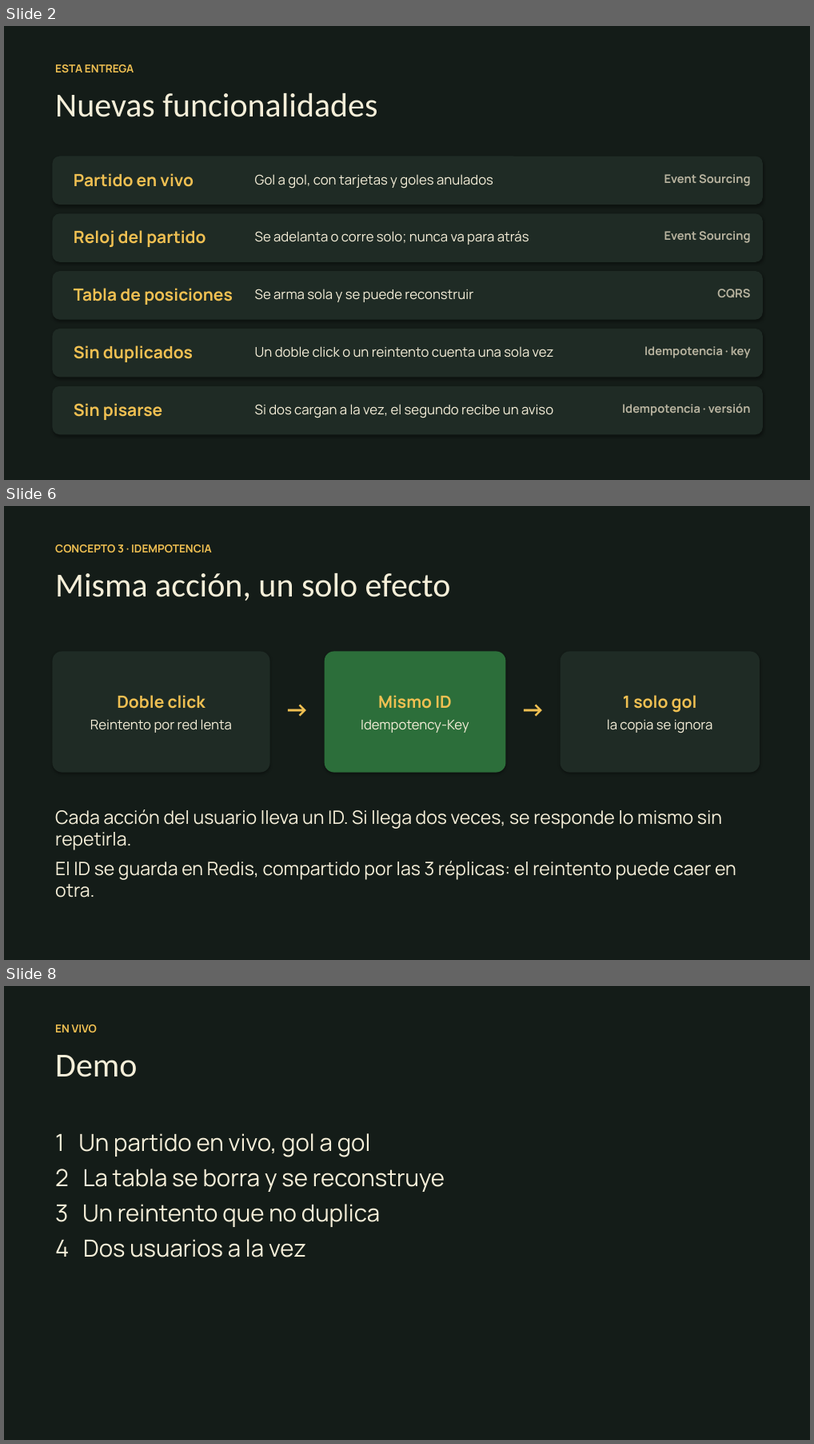
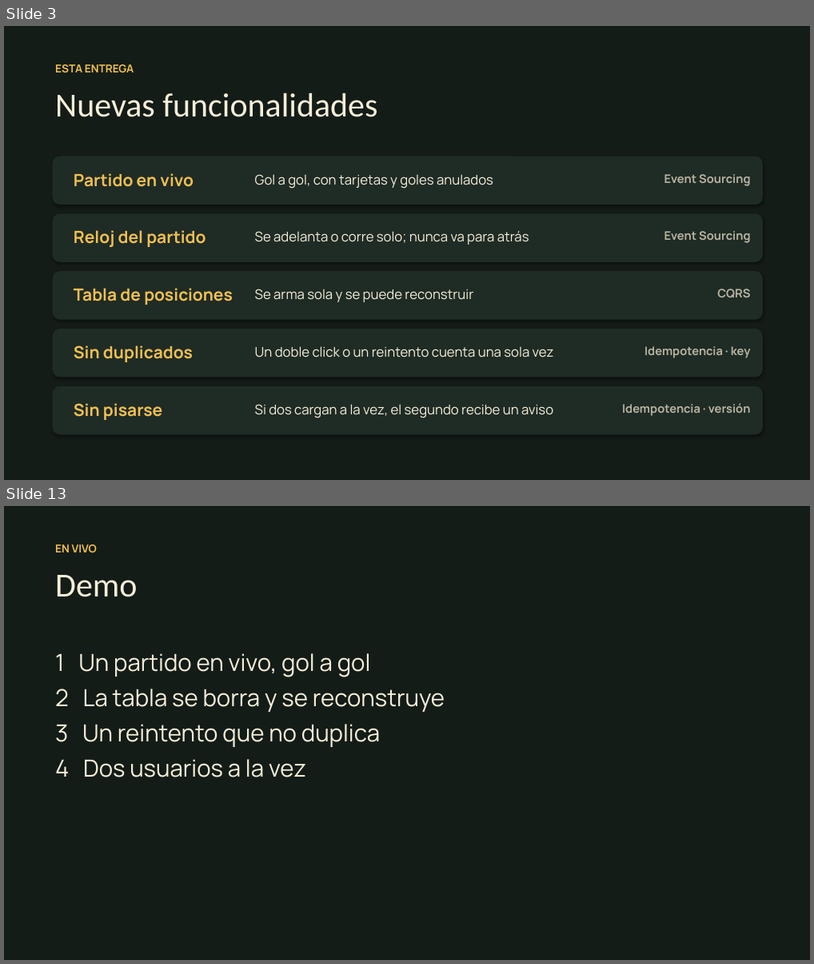
Before and after one commit to fabriJerezz/gepa-cli, a slide deck: presentacion/FutGo-presentacion.pptx. Shown one above the other, each under a label of ours: slides 2, 6 and 8 before the commit, slides 3 and 13 after it; the slides between them are not shown. The pictures are 814x1444 and 814x964 pixels, drawn with LibreOffice and Linux fonts; fonts in the diff are those of the drawing. Boxes give left, top, right and bottom in pixels: in the first picture for what was removed or moved away, otherwise in the second. Text is boxed around its words. In the diff, an @@ line names an element or a change of style, - is before the commit and + after.

```diff
--- a/presentacion/FutGo-presentacion.pptx
+++ b/presentacion/FutGo-presentacion.pptx
@@ slide 6 removed at (4, 506, 810, 960), background #141C18 @@
@@ text removed at (55, 544, 212, 552) @@
-CONCEPTO 3 · IDEMPOTENCIA
@@ text removed at (55, 573, 451, 600) @@
-Misma acción, un solo efecto
@@ rounded rectangle removed at (52, 651, 270, 772) @@
-Doble click
-Reintento por red lenta
@@ rounded rectangle removed at (325, 651, 506, 772) @@
-Mismo ID
-Idempotency-Key
@@ rounded rectangle removed at (561, 651, 760, 772) @@
-1 solo gol
-la copia se ignora
@@ text removed at (279, 691, 315, 727) @@
-→
@@ text removed at (515, 691, 551, 727) @@
-→
@@ text removed at (55, 809, 737, 897) @@
-Cada acción del usuario lleva un ID. Si llega dos veces, se responde lo mismo sin repetirla.
-El ID se guarda en Redis, compartido por las 3 réplicas: el reintento puede caer en otra.
@@ what was slide 2 is now slide 3 @@
@@ what was slide 8 is now slide 13 @@
```
Also in this commit, not shown: 2 slides changed, 8 slides added, 2 other slides removed, 1 other file.
